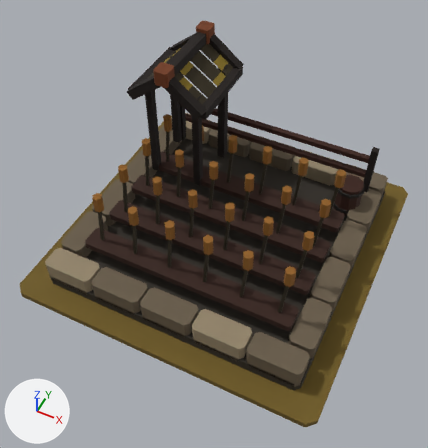
The glTF model art/farm_t3/farm_t3.glb: old version first, new version second.
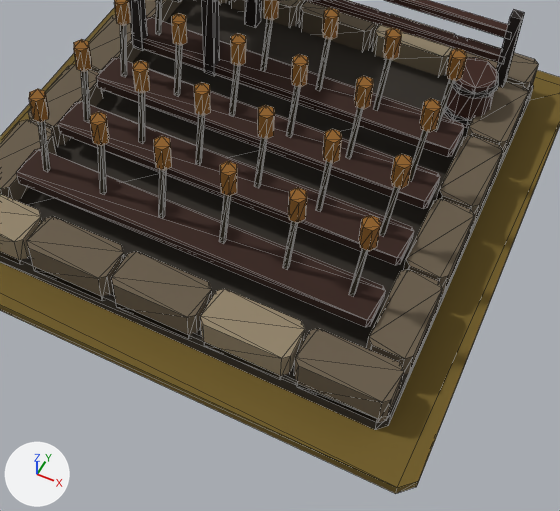
Old and new are each drawn whole from a 50 mm camera at (1.29, -2.81, 3.65) aimed at (0.02, -0.26, 0.46) and again close up on the part from 18% to 94% of the width and 32% to 98% of the height. Arrows for +X, +Y and +Z are at lower left; the lights stay in place. The first two pictures are the older version. The close-ups show mesh edges as thin lines.

The first close-up shows 'MMR | farm | T03 Architecture.001', 'MMR | farm | T03 Shelter Supports.001', 'MMR | farm | Tier 03 Ground.001'.
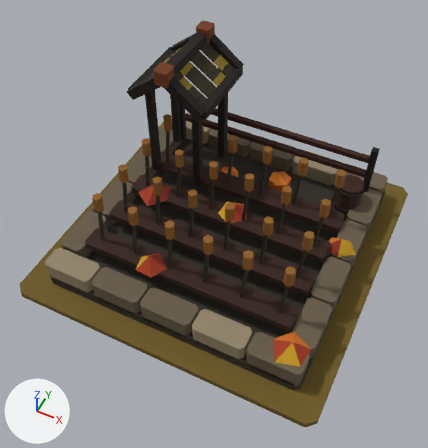
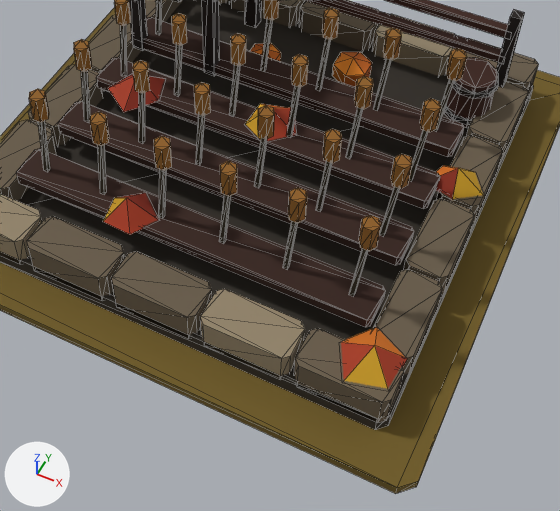
What differs and where, as boxes (x1, y1, x2, y2) in the close-ups (560 x 511 px):
'MMR | farm | T03 Autumn Dressing.001', added: after (103, 43, 484, 389)

The change, as a list of edits to the scene's bpy script:
```text
Add me_mmr___farm___t03_autumn_dressing_001:
    me_mmr___farm___t03_autumn_dressing_001.from_pydata(...)  # 56 vertices, 61 faces; spans x -0.73..1.0, y -0.99..0.7, z 0.12..0.37
    me_mmr___farm___t03_autumn_dressing_001.materials.append(mat_mmr___shared_palette_atlas)  # picture img_mmr_shared_color_palette_64
Add ob_mmr___farm___t03_autumn_dressing_001:
    ob_mmr___farm___t03_autumn_dressing_001 = bpy.data.objects.new('MMR | farm | T03 Autumn Dressing.001', me_mmr___farm___t03_autumn_dressing_001)
    ob_mmr___farm___t03_autumn_dressing_001.location = (0.0, 0.0, 0.05)
```
